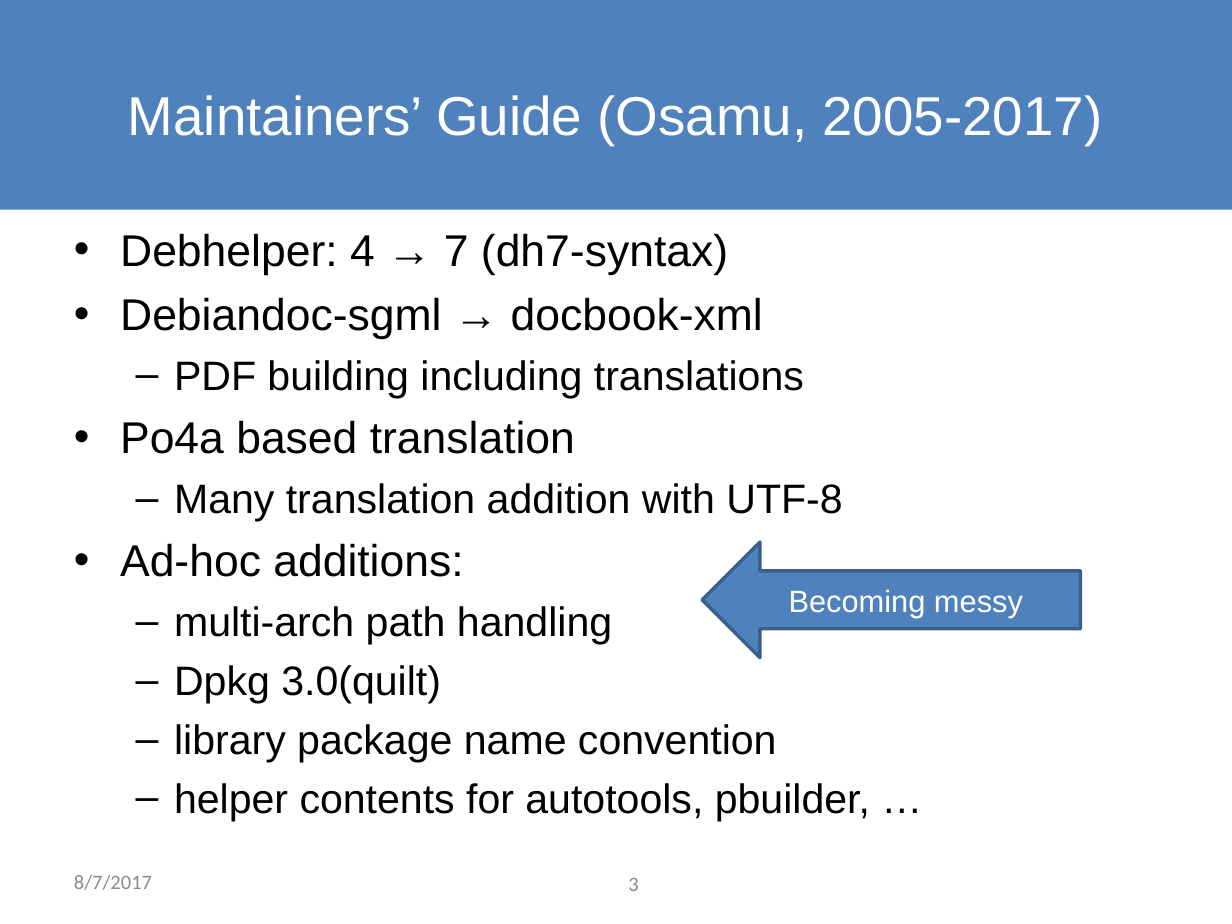
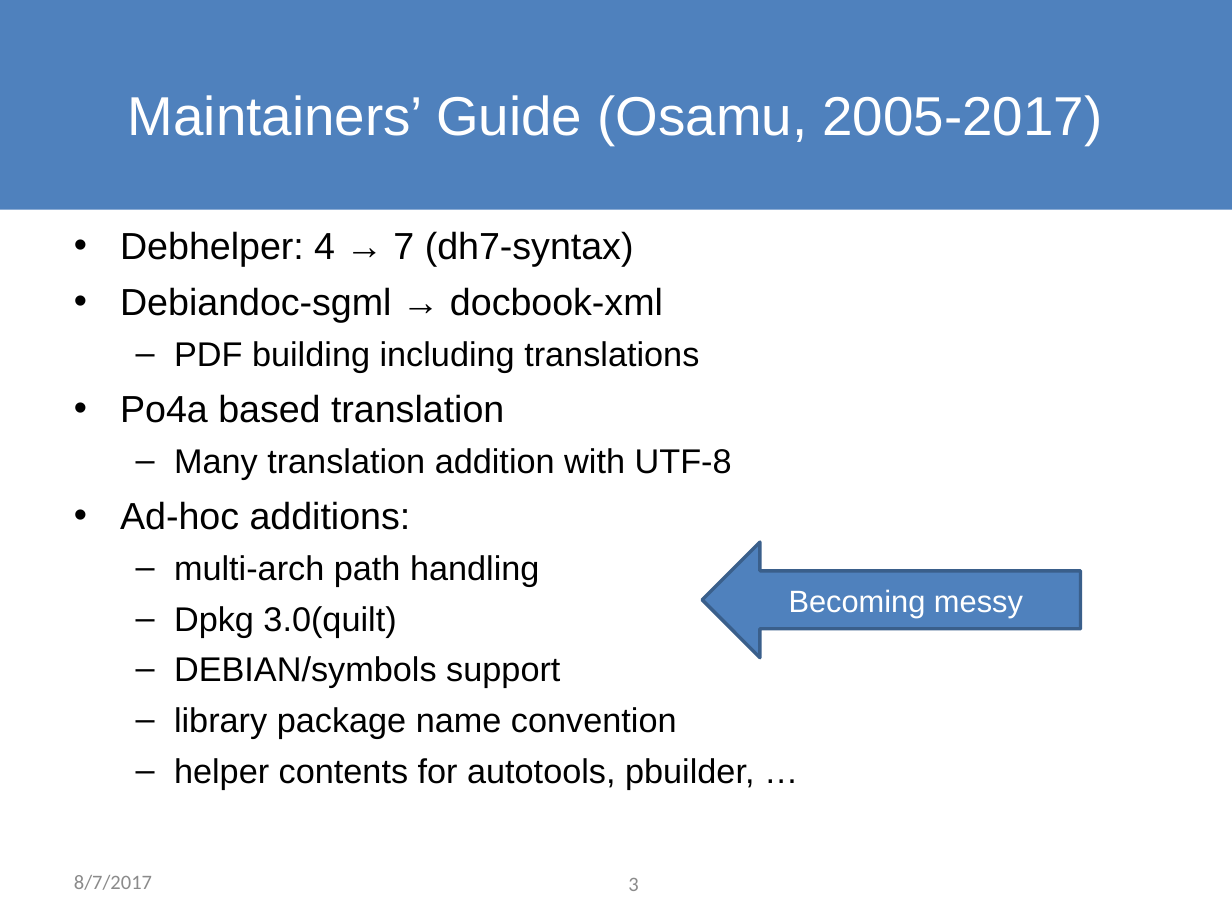
Before and after one commit to osamuaoki/Debconf17-MG-DEP-5, a slide deck: slide 3 of MG-DEP-5.odp. Drawn at 1232x924 pixels with LibreOffice and Linux fonts; fonts in the diff are those of the drawing; background and template pictures are left out. Boxes give left, top, right and bottom in pixels: in the first picture for what was removed or moved away, otherwise in the second. Text is boxed around its words. In the diff, an @@ line names an element or a change of style, - is before the commit and + after.

Commit message:
MOD

```diff
--- a/MG-DEP-5.odp
+++ b/MG-DEP-5.odp
@@ text at (120,231,754,789): size 26 to 22 pt in "Debhelper: 4 → 7 (dh7-syntax)", "Debiandoc-sgml → docbook-xml", "Po4a based translation", "Ad-hoc additions:"; size 24 to 20 pt in "PDF building including translations", "Many translation addition with UTF-8", "multi-arch path handling", "Dpkg 3.0(quilt)" and 2 more places @@
@@ text at (174,656,560,688): paragraph added @@
+  – DEBIAN/symbols support
```
